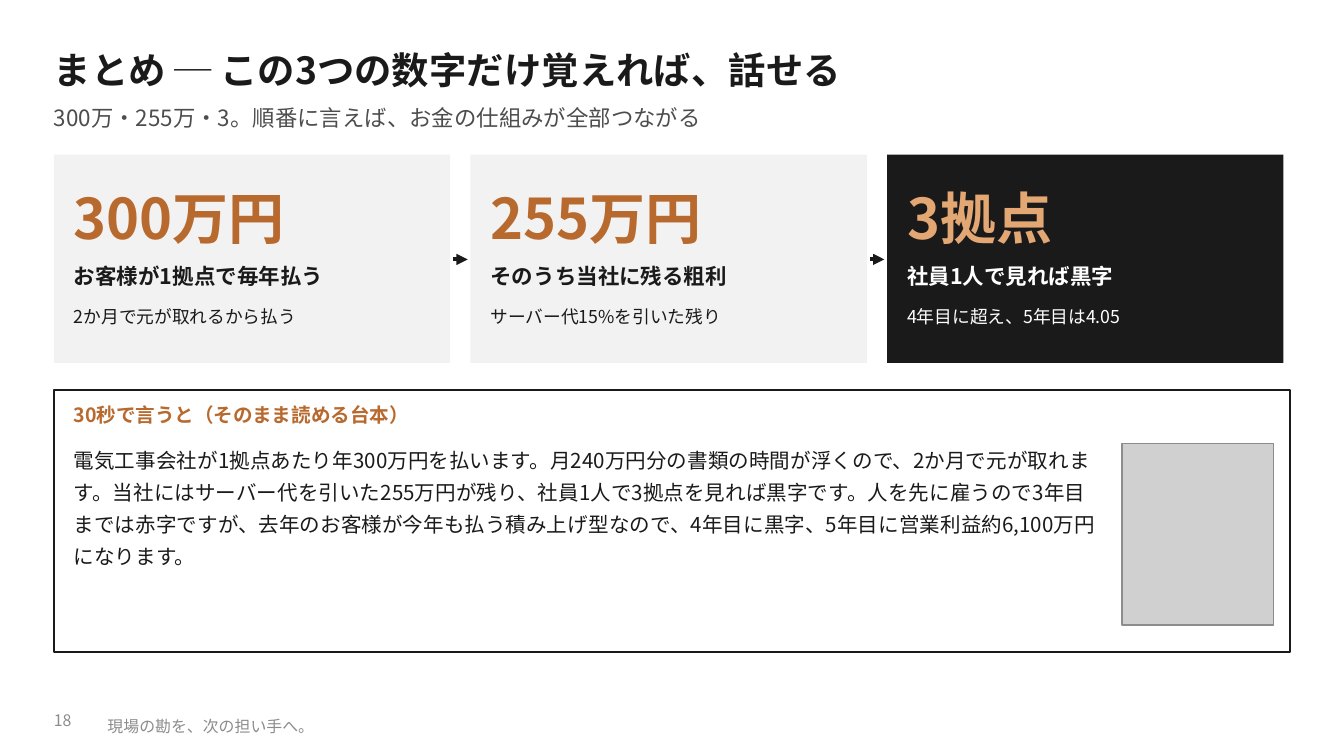
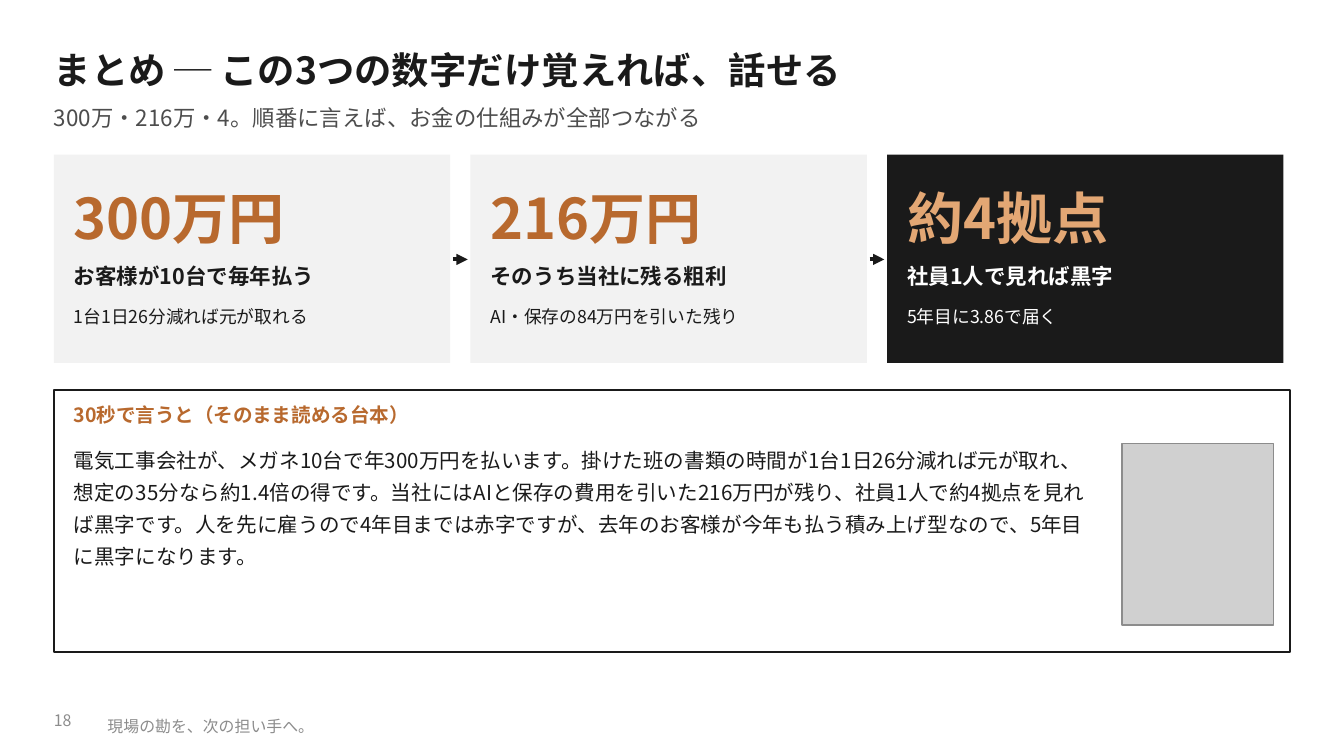
Before and after one commit to SEITOSHIKI/-ai-commute-audio-, a slide deck: slide 18 of deck/カンツギ_事業計画書_やさしい版.pptx. Drawn at 1344x756 pixels with LibreOffice and Linux fonts; fonts in the diff are those of the drawing; grey boxes stand for pictures; background and template pictures are left out. Boxes give left, top, right and bottom in pixels: in the first picture for what was removed or moved away, otherwise in the second. Text is boxed around its words. In the diff, an @@ line names an element or a change of style, - is before the commit and + after.

```diff
--- a/deck/カンツギ_事業計画書_やさしい版.pptx
+++ b/deck/カンツギ_事業計画書_やさしい版.pptx
@@ text at box(54, 107, 701, 128): text changed @@
-300万・255万・3。順番に言えば、お金の仕組みが全部つながる
+300万・216万・4。順番に言えば、お金の仕組みが全部つながる
@@ text at box(491, 195, 702, 244): text changed @@
-255万円
+216万円
@@ text at box(907, 191, 1108, 244): text changed @@
-3拠点
+約4拠点
@@ text at box(74, 265, 314, 286): text changed @@
-お客様が1拠点で毎年払う
+お客様が10台で毎年払う
@@ text at box(74, 308, 308, 325): text changed @@
-2か月で元が取れるから払う
+1台1日26分減れば元が取れる
@@ text at box(491, 308, 739, 325): text changed @@
-サーバー代15%を引いた残り
+AI・保存の84万円を引いた残り
@@ text at box(907, 308, 1057, 325): text changed @@
-4年目に超え、5年目は4.05
+5年目に3.86で届く
@@ text at box(74, 450, 1084, 566): text changed @@
-電気工事会社が1拠点あたり年300万円を払います。月240万円分の書類の時間が浮くので、2か月で元が取れます。当社にはサーバー代を引いた255万円が残り、社員1人で3拠点を見れば黒字です。人を先に雇うので3年目までは赤字ですが、去年のお客様が今年も払う積み上げ型なので、4年目に黒字、5年目に営業利益約6,100万円になります。
+電気工事会社が、メガネ10台で年300万円を払います。掛けた班の書類の時間が1台1日26分減れば元が取れ、想定の35分なら約1.4倍の得です。当社にはAIと保存の費用を引いた216万円が残り、社員1人で約4拠点を見れば黒字です。人を先に雇うので4年目までは赤字ですが、去年のお客様が今年も払う積み上げ型なので、5年目に黒字になります。
```
Also in this commit, not shown: 12 other slides changed, 1 slide added, 1 slide removed, 33 other files.
